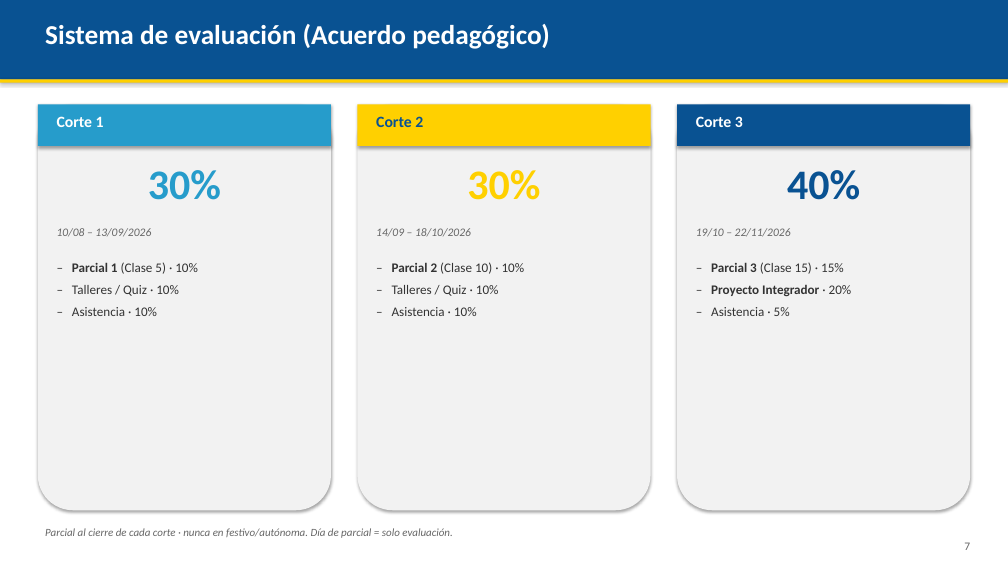
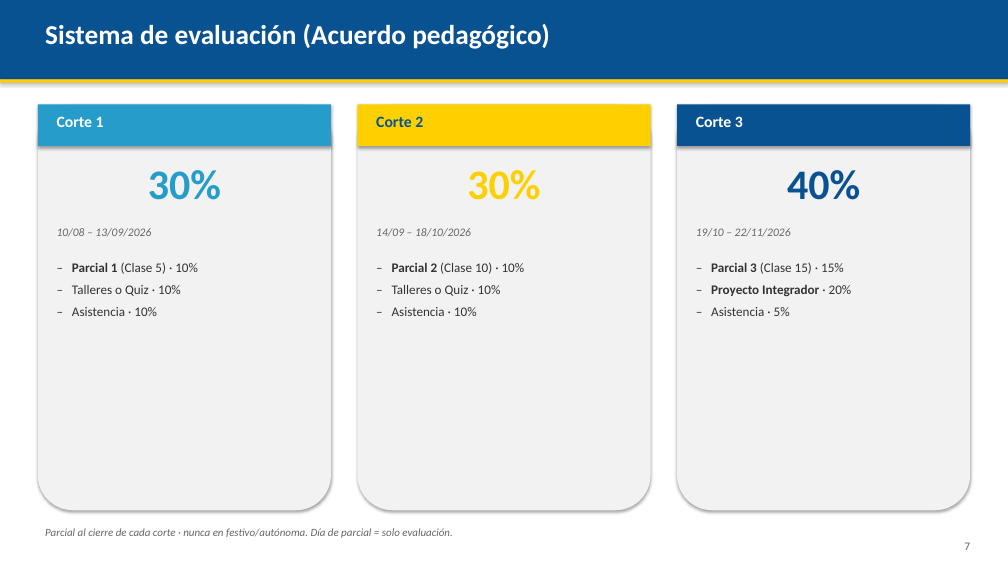
Before and after one commit to AndresDFX/UNIAJ, a slide deck: slide 7 of Programacion II/Clases/Presentacion del Curso - Programacion II.pptx. Drawn at 1008x567 pixels with LibreOffice and Linux fonts; fonts in the diff are those of the drawing. Boxes give left, top, right and bottom in pixels: in the first picture for what was removed or moved away, otherwise in the second. Text is boxed around its words. In the diff, an @@ line names an element or a change of style, - is before the commit and + after.

```diff
--- a/Programacion II/Clases/Presentacion del Curso - Programacion II.pptx
+++ b/Programacion II/Clases/Presentacion del Curso - Programacion II.pptx
@@ text at [72, 285, 181, 296]: text changed @@
-– Talleres / Quiz · 10%
+– Talleres o Quiz · 10%
@@ text at [392, 285, 501, 296]: text changed @@
-– Talleres / Quiz · 10%
+– Talleres o Quiz · 10%
```
Also in this commit, not shown: 13 other files.
